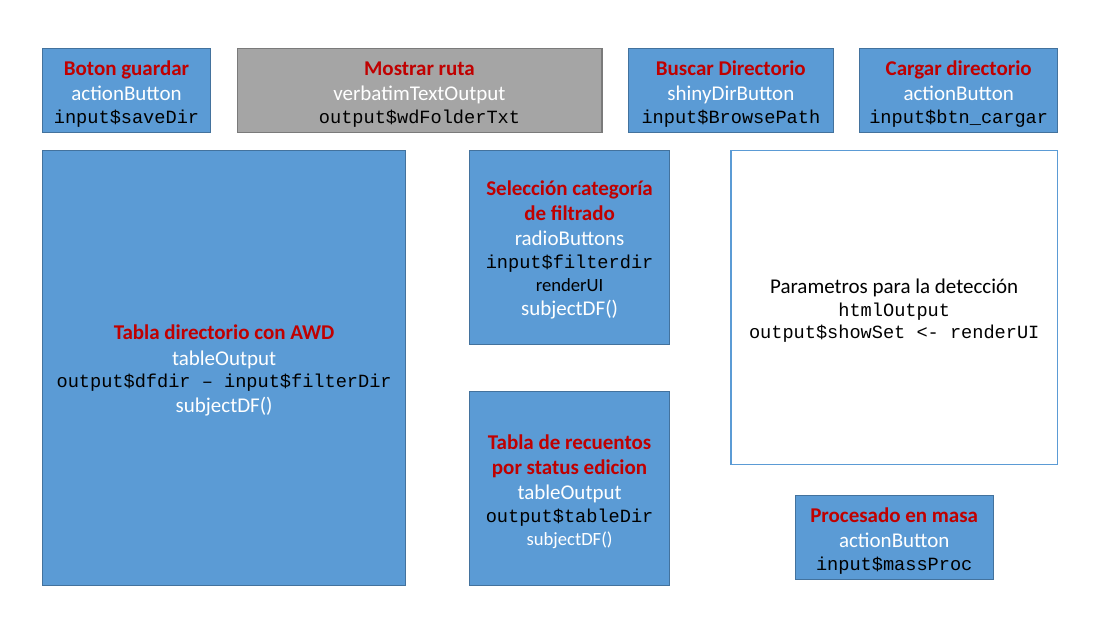
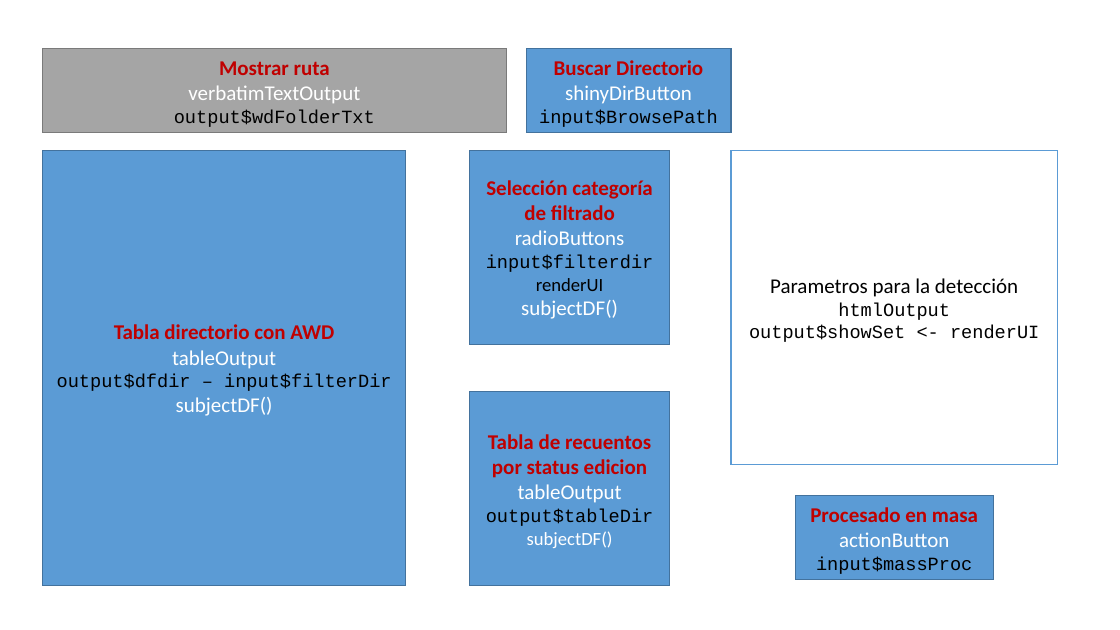
Before and after one commit to olitroski/Actigrafia, a slide deck: slide 2 of flujo edicion.pptx. Drawn at 1120x630 pixels with LibreOffice and Linux fonts; fonts in the diff are those of the drawing. Boxes give left, top, right and bottom in pixels: in the first picture for what was removed or moved away, otherwise in the second. Text is boxed around its words. In the diff, an @@ line names an element or a change of style, - is before the commit and + after.

```diff
--- a/flujo edicion.pptx
+++ b/flujo edicion.pptx
@@ rectangle "Mostrar ruta": place and size @@
-rectangle "Mostrar ruta" at box(237, 49, 602, 133)
+rectangle "Mostrar ruta" at box(43, 49, 507, 133)
@@ rectangle removed at box(43, 49, 211, 133) @@
-Boton guardar
-actionButton
-input$saveDir
@@ rectangle "Buscar Directorio": place and size @@
-rectangle "Buscar Directorio" at box(628, 49, 833, 133)
+rectangle "Buscar Directorio" at box(526, 49, 731, 133)
@@ rectangle removed at box(860, 49, 1058, 133) @@
-Cargar directorio
-actionButton
-input$btn_cargar
```
Also in this commit, not shown: 1 other slide changed, 3 slides added, 3 slides removed, 16 other files.
